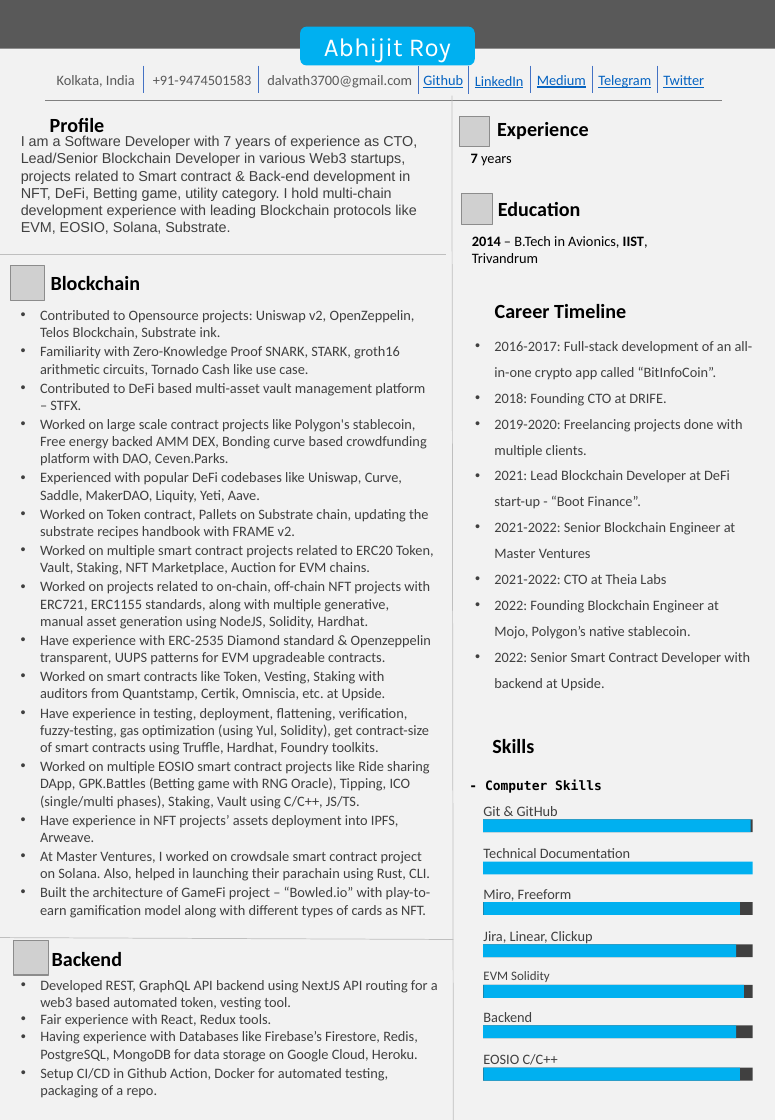
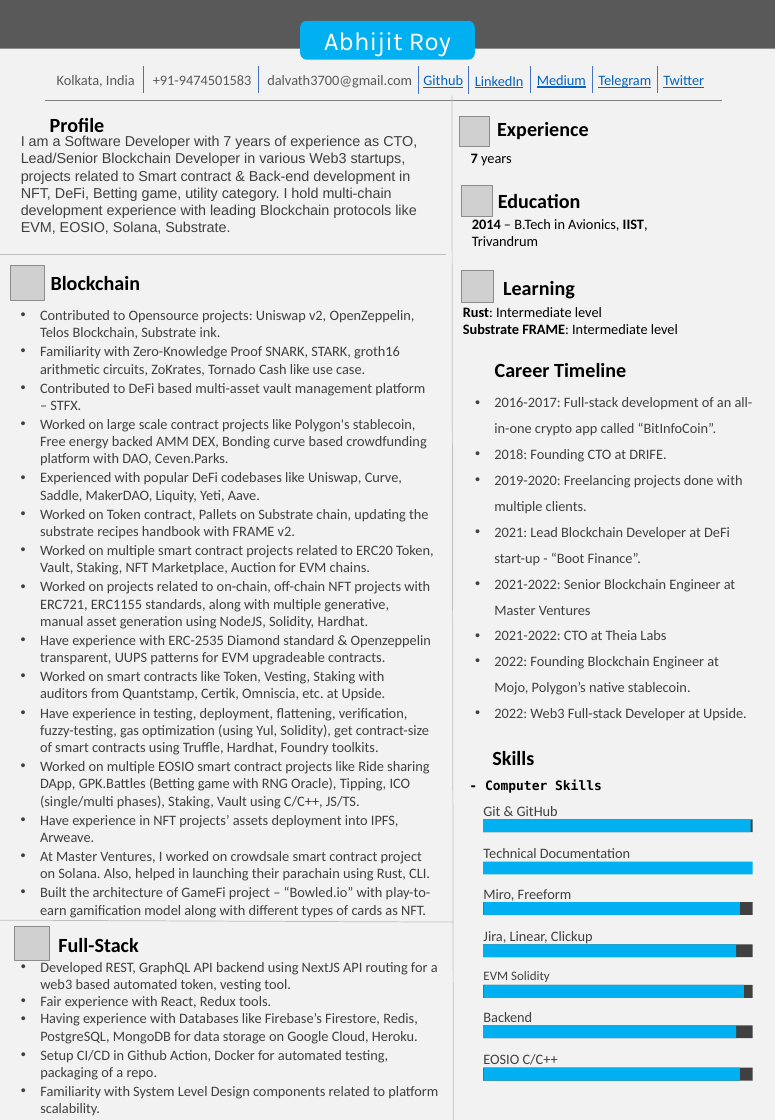
Before and after one commit to abhi3700/my_resume, a slide deck: slide 1 of my_resume.pptx. Drawn at 775x1120 pixels with LibreOffice and Linux fonts; fonts in the diff are those of the drawing; grey boxes stand for pictures; background and template pictures are left out. Boxes give left, top, right and bottom in pixels: in the first picture for what was removed or moved away, otherwise in the second. Text is boxed around its words. In the diff, an @@ line names an element or a change of style, - is before the commit and + after.

```diff
--- a/my_resume.pptx
+++ b/my_resume.pptx
@@ rounded rectangle "Abhijit Roy": place and size @@
-rounded rectangle "Abhijit Roy" at <box>300,27,474,66</box>
+rounded rectangle "Abhijit Roy" at <box>300,21,474,60</box>
@@ picture: place and size @@
-picture at <box>462,193,493,224</box>
+picture at <box>462,186,493,217</box>
@@ text "Education": place and size @@
-text "Education" at <box>498,202,581,216</box>
+text "Education" at <box>498,194,581,208</box>
@@ picture added at <box>462,271,494,303</box> @@
@@ text added at <box>503,281,575,299</box>, 14 pt, text #000000, bold @@
+Learning
@@ text added at <box>463,307,678,334</box>, 10 pt, text #000000 @@
+Rust: Intermediate level
+Substrate FRAME: Intermediate level
@@ text at <box>40,346,400,376</box>: text changed @@
-• Familiarity with Zero-Knowledge Proof SNARK, STARK, groth16 arithmetic circuits, Tornado Cash like use case.
+• Familiarity with Zero-Knowledge Proof SNARK, STARK, groth16 arithmetic circuits, ZoKrates, Tornado Cash like use case.
@@ text "Career Timeline": place and size @@
-text "Career Timeline" at <box>495,304,626,318</box>
+text "Career Timeline" at <box>495,363,626,377</box>
@@ text "2016-2017: Full-stack development of an ...": place and size @@
-text "2016-2017: Full-stack development of an ..." at <box>494,341,753,691</box>
+text "2016-2017: Full-stack development of an ..." at <box>494,397,753,721</box>
@@ text at <box>494,708,747,721</box>: text changed @@
-• 2022: Senior Smart Contract Developer with backend at Upside.
+• 2022: Web3 Full-stack Developer at Upside.
@@ text "Skills": place and size @@
-text "Skills" at <box>492,739,534,753</box>
+text "Skills" at <box>492,751,534,765</box>
@@ 1 picture, 1 text, 1 line: place and size @@
-1 picture, 1 text, 1 line at <box>0,236,648,974</box>
+1 picture, 1 text, 1 line at <box>0,216,648,961</box>
@@ text "Developed REST, GraphQL API backend ...": place and size @@
-text "Developed REST, GraphQL API backend ..." at <box>40,980,438,1098</box>
+text "Developed REST, GraphQL API backend ..." at <box>40,959,438,1115</box>
@@ text at <box>58,938,138,952</box>: text changed @@
-Backend
+Full-Stack
@@ text at <box>40,1086,438,1115</box>: paragraph added @@
+• Familiarity with System Level Design components related to platform scalability.
```
Also in this commit, not shown: 1 other file.
